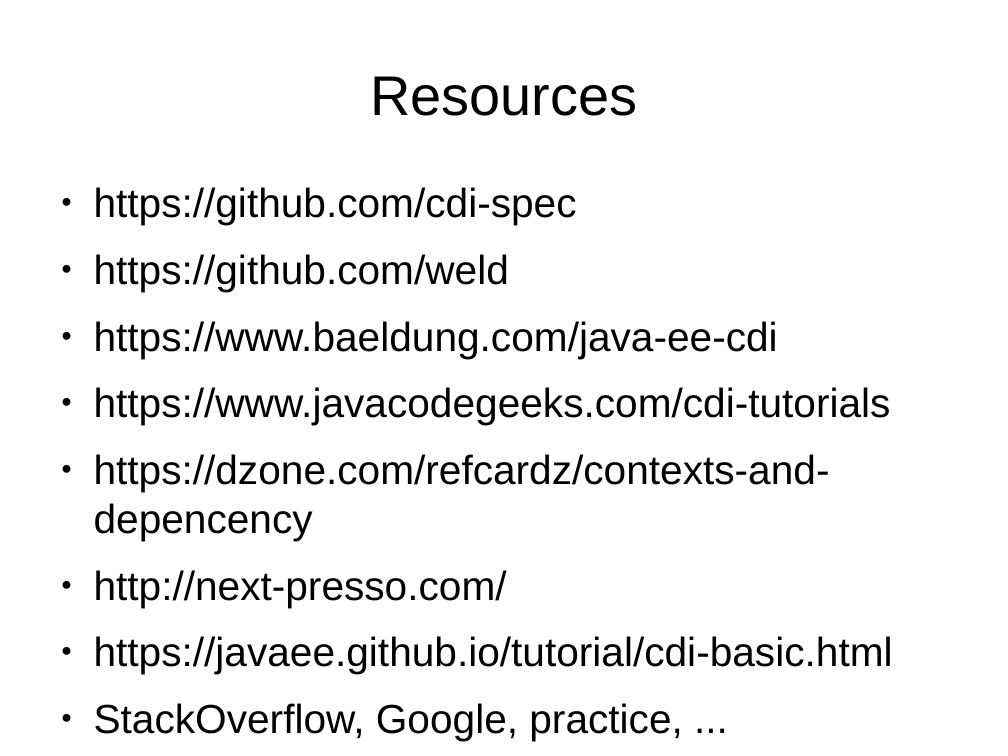
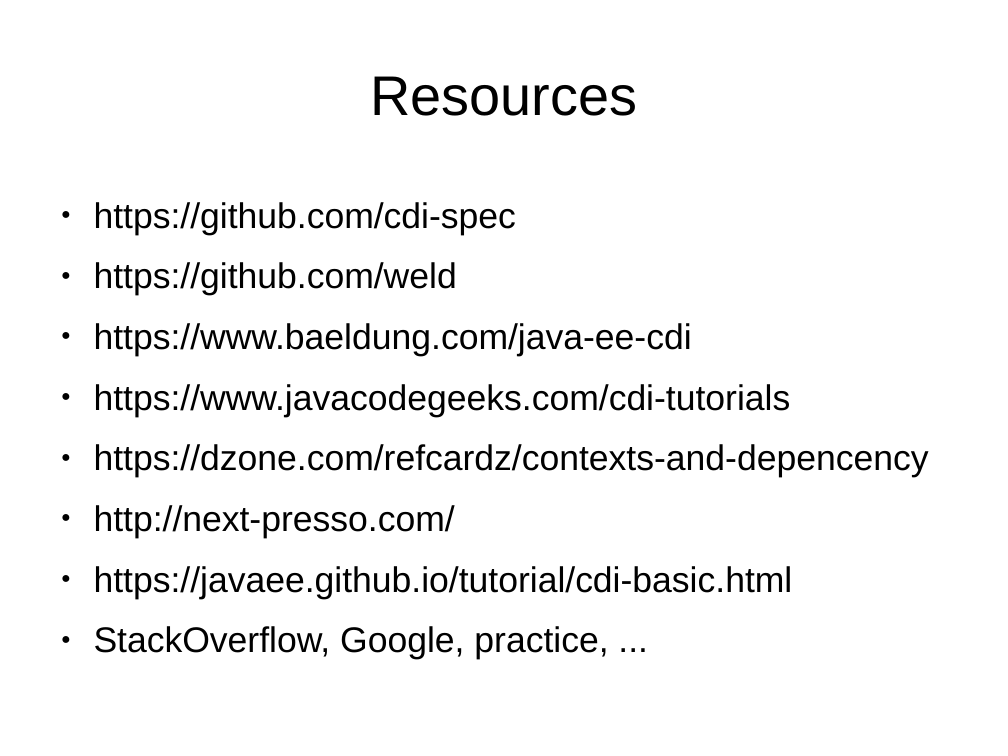
Before and after one commit to FrigoCoder/CDI, a slide deck: slide 90 of CDI.odp (slide 83 before the commit). Drawn at 1008x756 pixels with LibreOffice and Linux fonts; fonts in the diff are those of the drawing. Boxes give left, top, right and bottom in pixels: in the first picture for what was removed or moved away, otherwise in the second. Text is boxed around its words. In the diff, an @@ line names an element or a change of style, - is before the commit and + after.

```diff
--- a/CDI.odp
+++ b/CDI.odp
@@ text "https://github.com/cdi-spec" at bbox=[94, 202, 929, 660]: size 32 to 28 pt; vertical alignment top to middle @@
```
Also in this commit, not shown: 5 other slides changed, 7 slides added.
